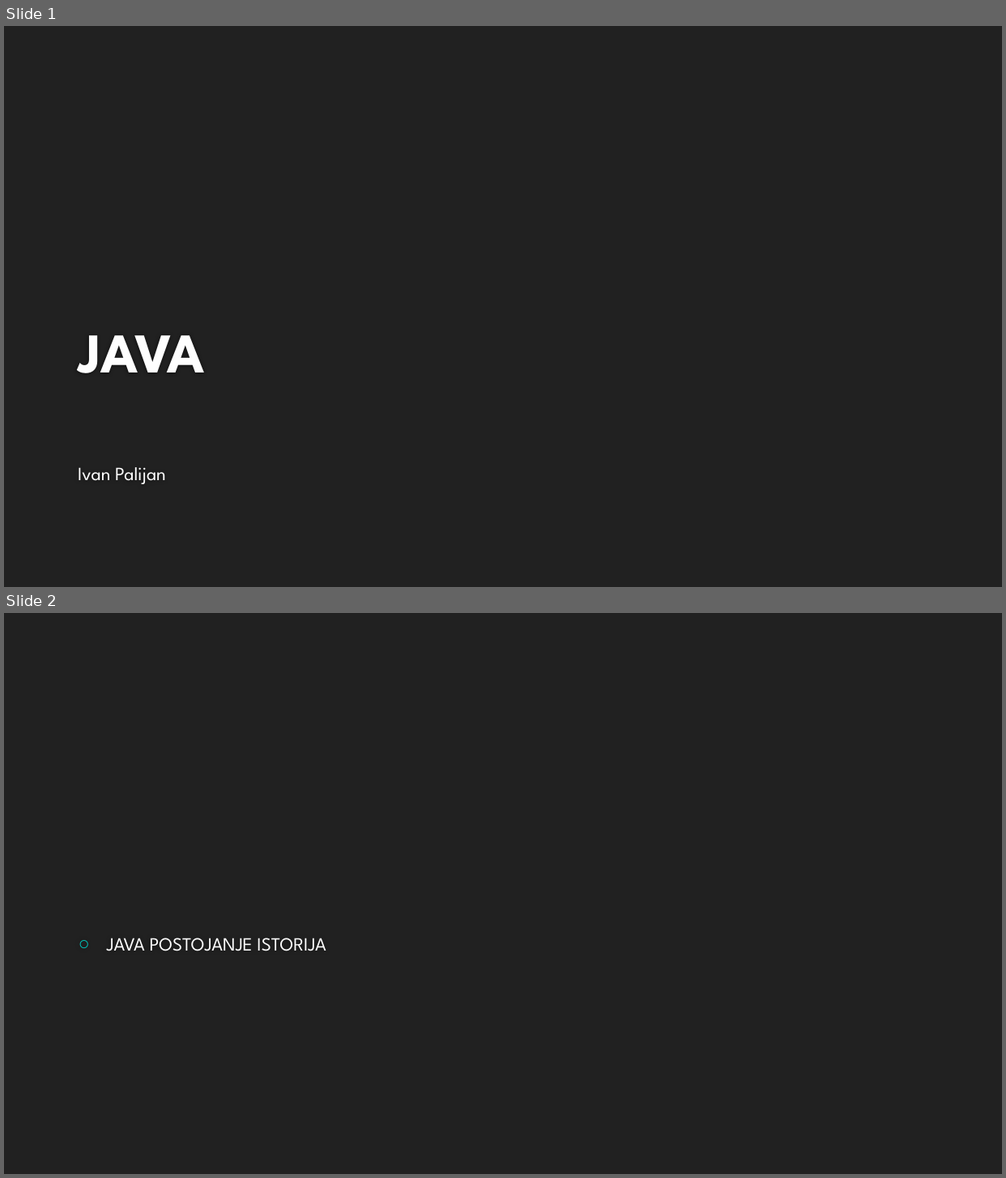
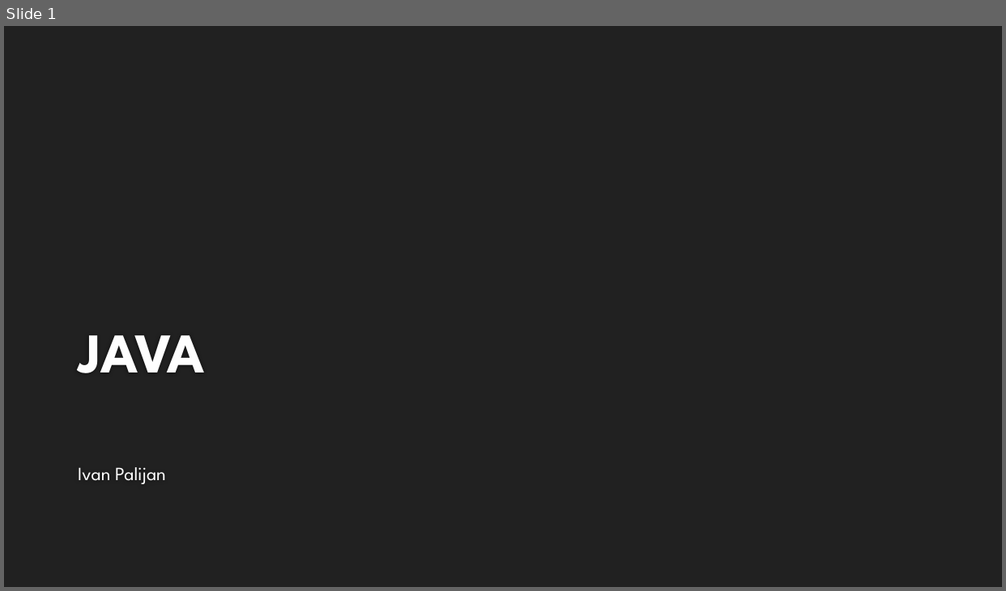
Before and after one commit to ivan95603/Blok2018, a slide deck: JAVA.pptx. Shown one above the other, each under a label of ours: slides 1 and 2 before the commit, slide 1 after it. The pictures are 1006x1178 and 1006x591 pixels, drawn with LibreOffice and Linux fonts; fonts in the diff are those of the drawing; background and template pictures are left out. Boxes give left, top, right and bottom in pixels: in the first picture for what was removed or moved away, otherwise in the second. Text is boxed around its words. In the diff, an @@ line names an element or a change of style, - is before the commit and + after.

```diff
--- a/JAVA.pptx
+++ b/JAVA.pptx
@@ slide 2 removed at bbox=[4, 613, 1002, 1174], background #212121 @@
@@ text removed at bbox=[107, 938, 326, 952] @@
-○ JAVA POSTOJANJE ISTORIJA
```
Also in this commit, not shown: 1 slide changed, 2 slides added, 1 other slide removed, 14 other files.
